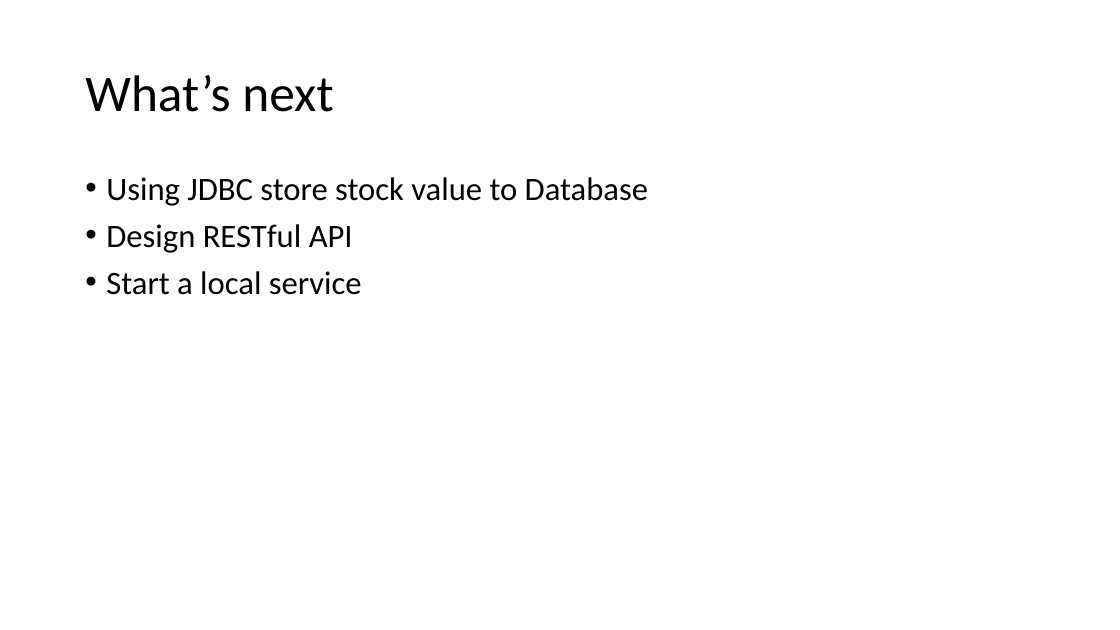
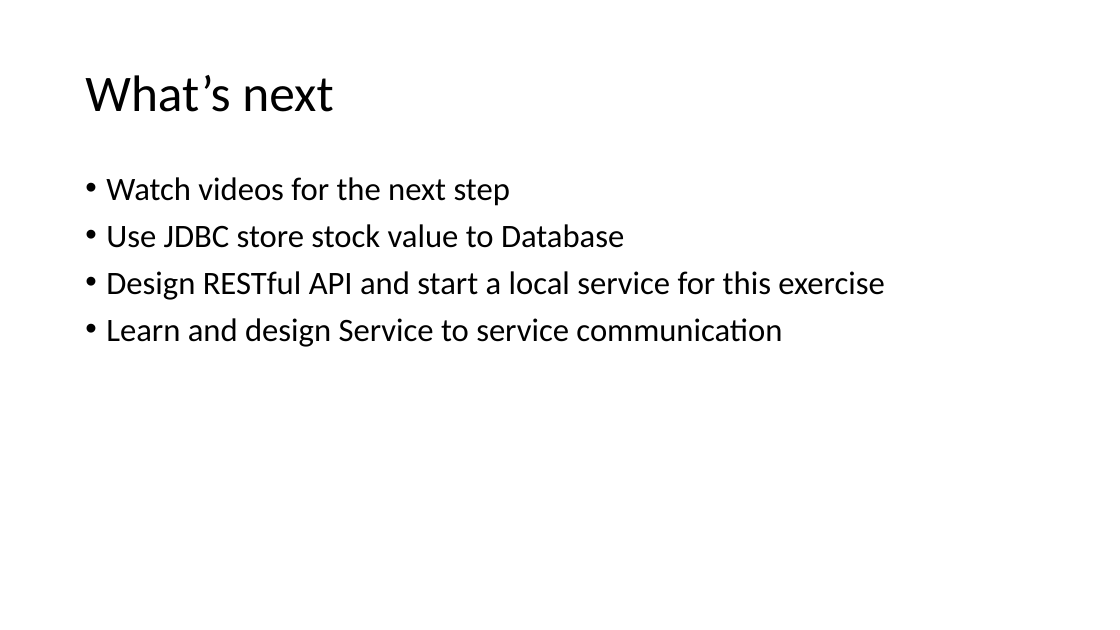
Before and after one commit to lxhq/StockExercise, a slide deck: slide 20 of Demo_week1.pptx (slide 14 before the commit). Drawn at 1120x630 pixels with LibreOffice and Linux fonts; fonts in the diff are those of the drawing. Boxes give left, top, right and bottom in pixels: in the first picture for what was removed or moved away, otherwise in the second. Text is boxed around its words. In the diff, an @@ line names an element or a change of style, - is before the commit and + after.

```diff
--- a/Demo_week1.pptx
+++ b/Demo_week1.pptx
@@ text at (x1=106, y1=177, x2=884, y2=347): text changed @@
-• Using JDBC store stock value to Database
-• Design RESTful API
-• Start a local service
+• Watch videos for the next step
+• Use JDBC store stock value to Database
+• Design RESTful API and start a local service for this exercise
+• Learn and design Service to service communication
```
Also in this commit, not shown: 5 other slides changed, 7 slides added, 1 slide removed, 4 other files.
